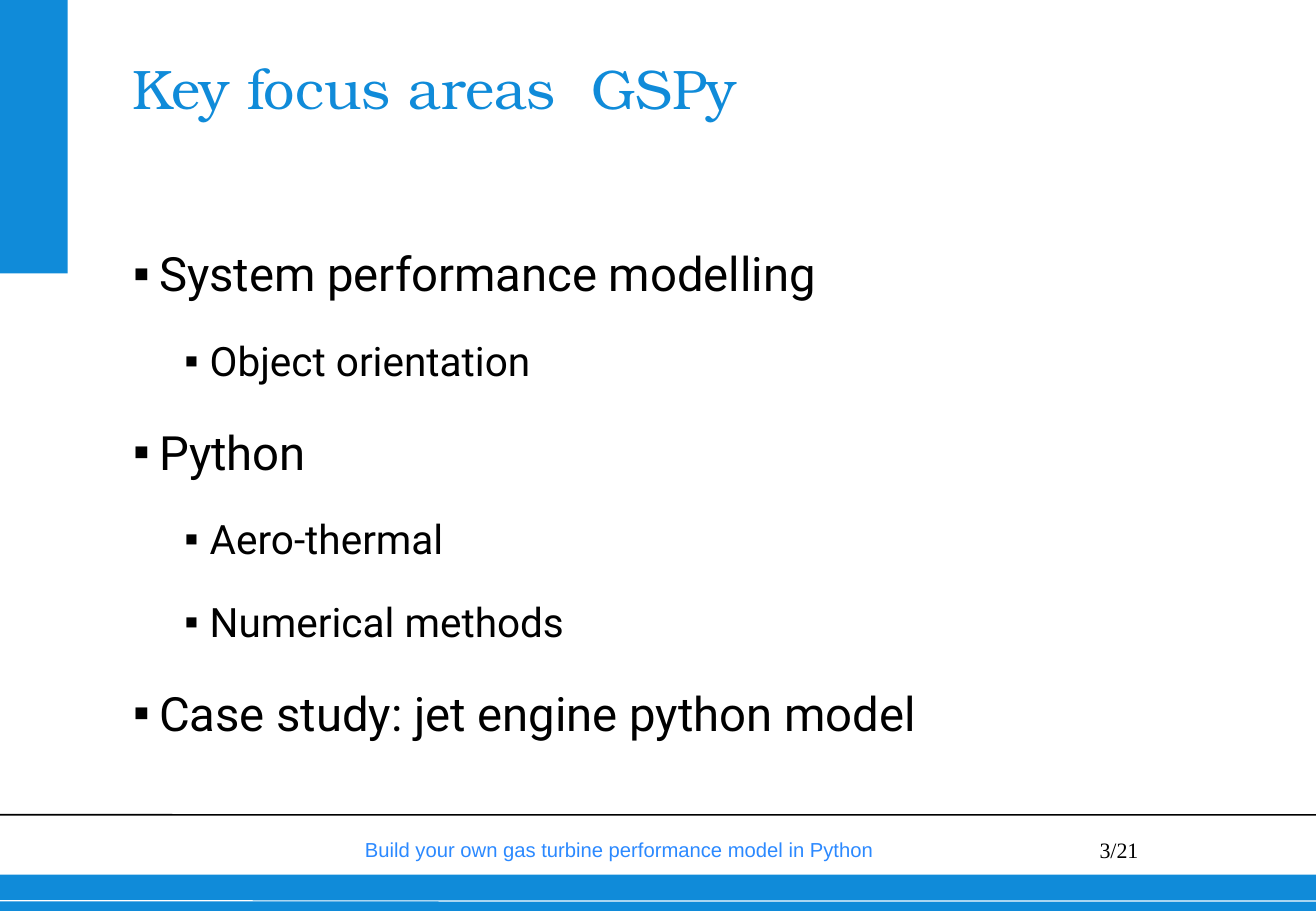
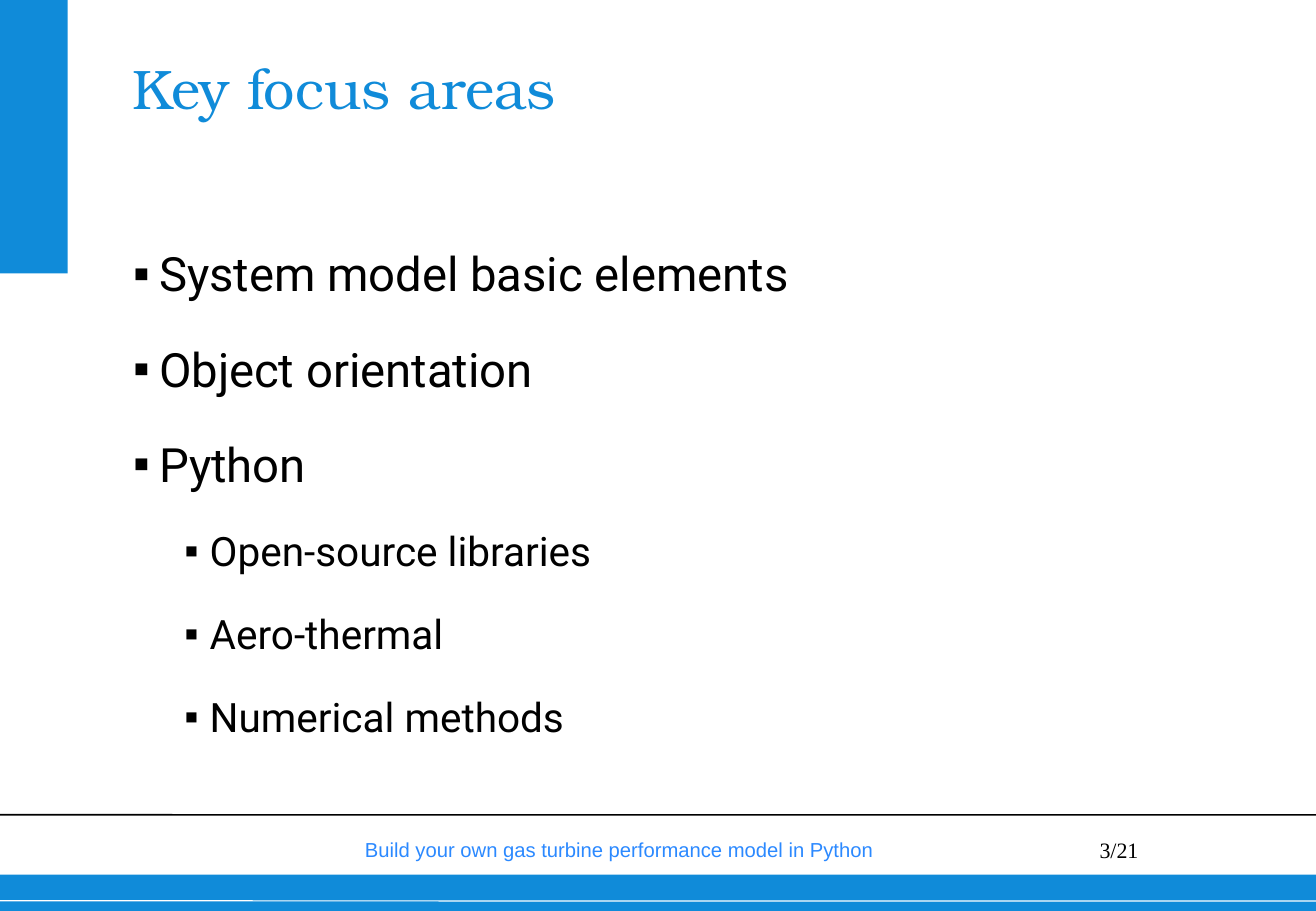
Before and after one commit to wvisser1958/GSPy, a slide deck: slide 3 of doc/Build your own gas turbine performance model from scratch.pptx. Drawn at 1316x911 pixels with LibreOffice and Linux fonts; fonts in the diff are those of the drawing; background and template pictures are left out. Boxes give left, top, right and bottom in pixels: in the first picture for what was removed or moved away, otherwise in the second. Text is boxed around its words. In the diff, an @@ line names an element or a change of style, - is before the commit and + after.

```diff
--- a/doc/Build your own gas turbine performance model from scratch.pptx
+++ b/doc/Build your own gas turbine performance model from scratch.pptx
@@ title at (132,68,556,122): text changed @@
-Key focus areas GSPy
+Key focus areas
@@ text at (159,255,789,301): text changed @@
-▪ System performance modelling
+▪ System model basic elements
@@ text at (159,351,532,397): size 24 to 28 pt in "Object orientation"; list level 2 to 1 in "Object orientation" @@
@@ text at (210,535,591,575): paragraph added @@
+  ▪ Open-source libraries
@@ text at (159,695,915,741): paragraph removed @@
-▪ Case study: jet engine python model
```
Also in this commit, not shown: 5 other slides changed, 4 slides added.
